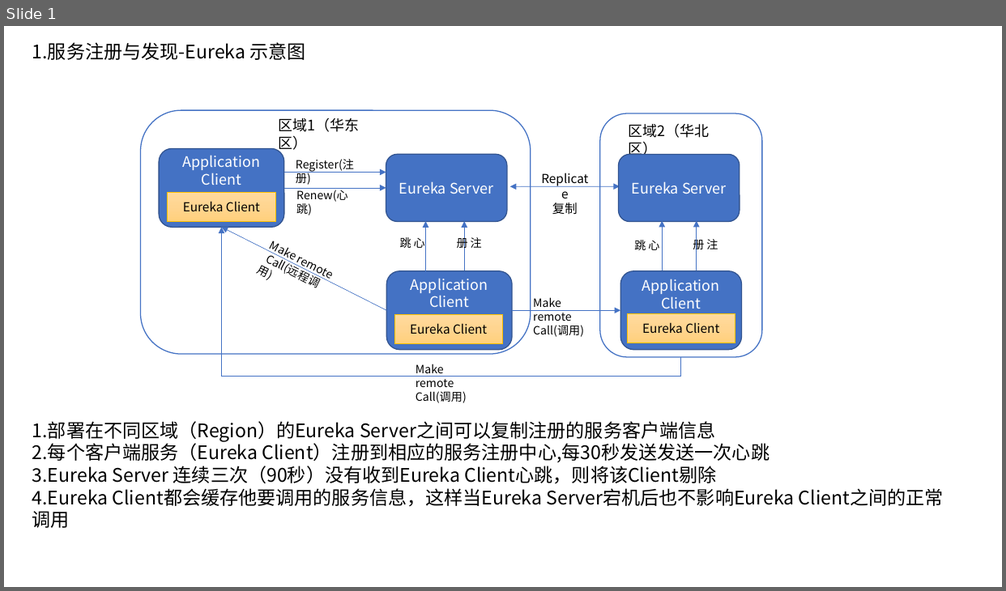
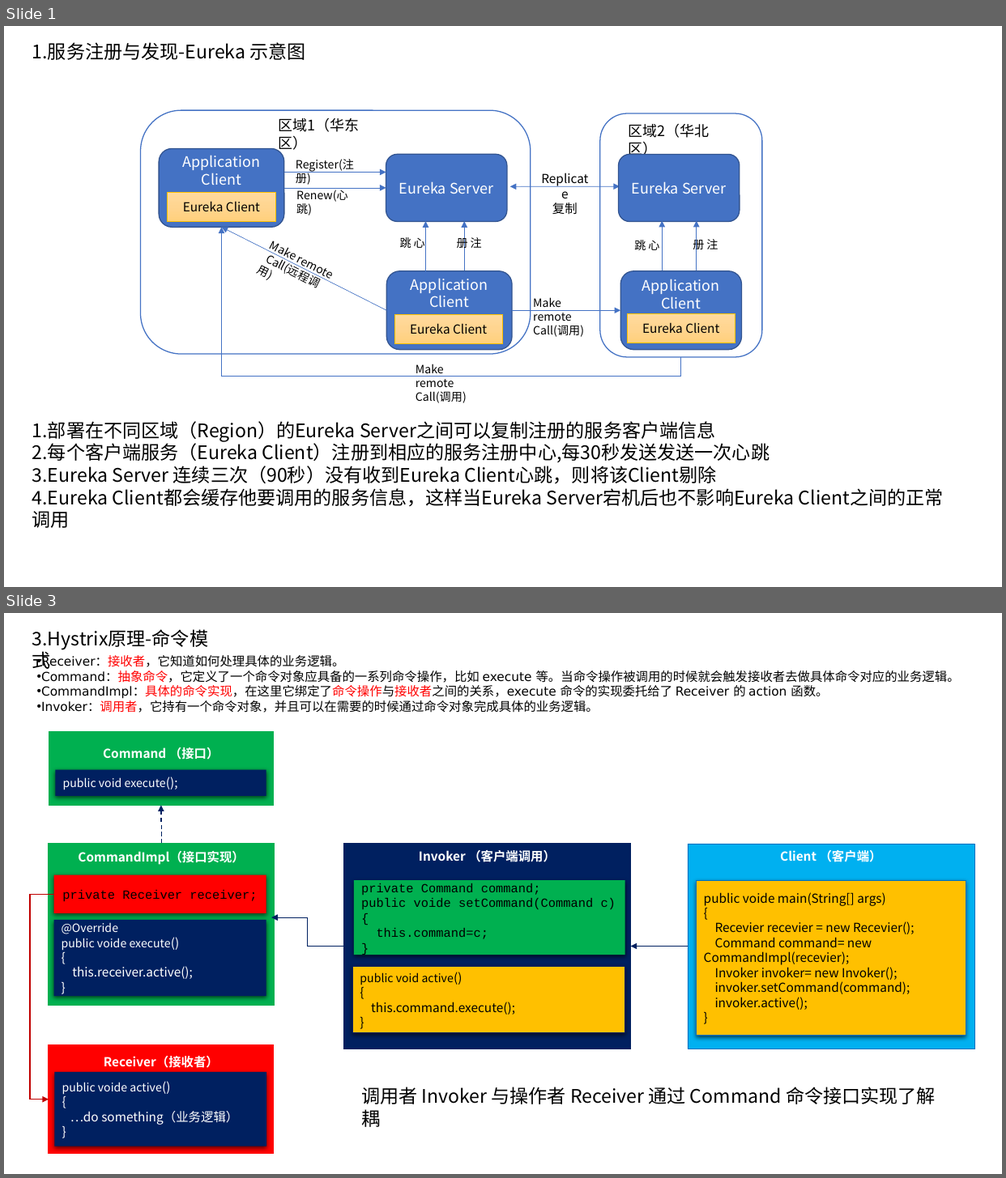
Before and after one commit to adwyxx/Node, a slide deck: SpringCloud Note.pptx. Shown one above the other, each under a label of ours: slide 1 before the commit, slides 1 and 3 after it; the slides between them are not shown. The pictures are 1006x591 and 1006x1178 pixels, drawn with LibreOffice and Linux fonts; fonts in the diff are those of the drawing. Boxes give left, top, right and bottom in pixels: in the first picture for what was removed or moved away, otherwise in the second. Text is boxed around its words. In the diff, an @@ line names an element or a change of style, - is before the commit and + after.

```diff
--- a/SpringCloud Note.pptx
+++ b/SpringCloud Note.pptx
@@ slide 3 added at (4,613,1002,1174), background #FFFFFF @@
@@ text added at (32,629,208,672), 18 pt, text #000000 @@
+3.Hystrix原理-命令模式
@@ text added at (41,655,960,713), 12 pt, text #000000 @@
+• Receiver：接收者，它知道如何处理具体的业务逻辑。
+• Command：抽象命令，它定义了一个命令对象应具备的一系列命令操作，比如 execute 等。当命令操作被调用的时候就会触发接收者去做具体命令对应的业务逻辑。
+• CommandImpl：具体的命令实现，在这里它绑定了命令操作与接收者之间的关系，execute 命令的实现委托给了 Receiver 的 action 函数。
+• Invoker：调用者，它持有一个命令对象，并且可以在需要的时候通过命令对象完成具体的业务逻辑。
@@ group added at (30,732,974,1154): 12 rectangles, 3 elbow arrows, 1 arrow @@
+Command （接口）
+public void execute();
+CommandImpl（接口实现）
+private Receiver receiver;
+@Override
+public voide execute()
+{
+this.receiver.active();
+}
+Receiver（接收者）
+（）
+public voide active()
+{
+…do something（业务逻辑）
+}
+Invoker （客户端调用）
+public void active()
+{
+this.command.execute();
+}
+private Command command;
+public voide setCommand(Command c)
+{
+this.command=c;
+}
+Client （客户端）
+public voide main(String[] args)
+{
+Recevier recevier = new Recevier();
+Command command= new CommandImpl(recevier);
+Invoker invoker= new Invoker();
+invoker.setCommand(command);
+invoker.active();
+}
@@ text added at (361,1087,936,1105), 18 pt, text #000000 @@
+调用者 Invoker 与操作者 Receiver 通过 Command 命令接口实现了解耦
```
Also in this commit, not shown: 1 slide changed, 1 other file.
